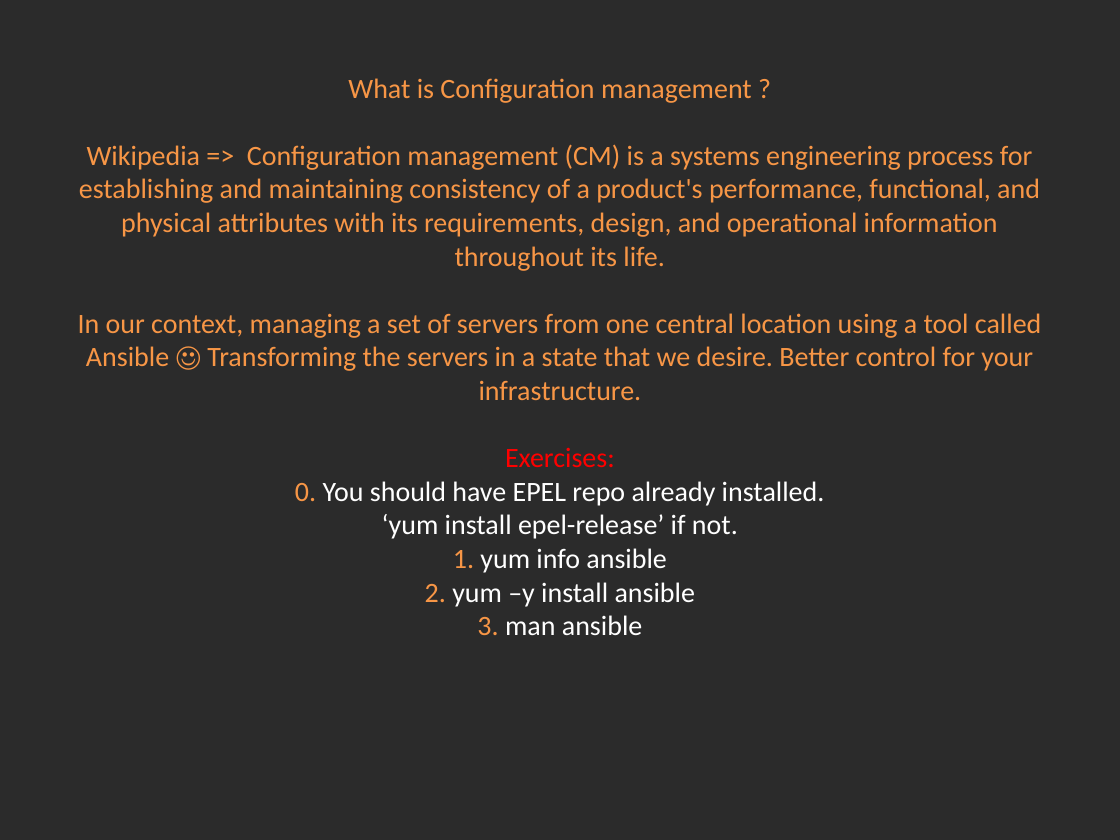
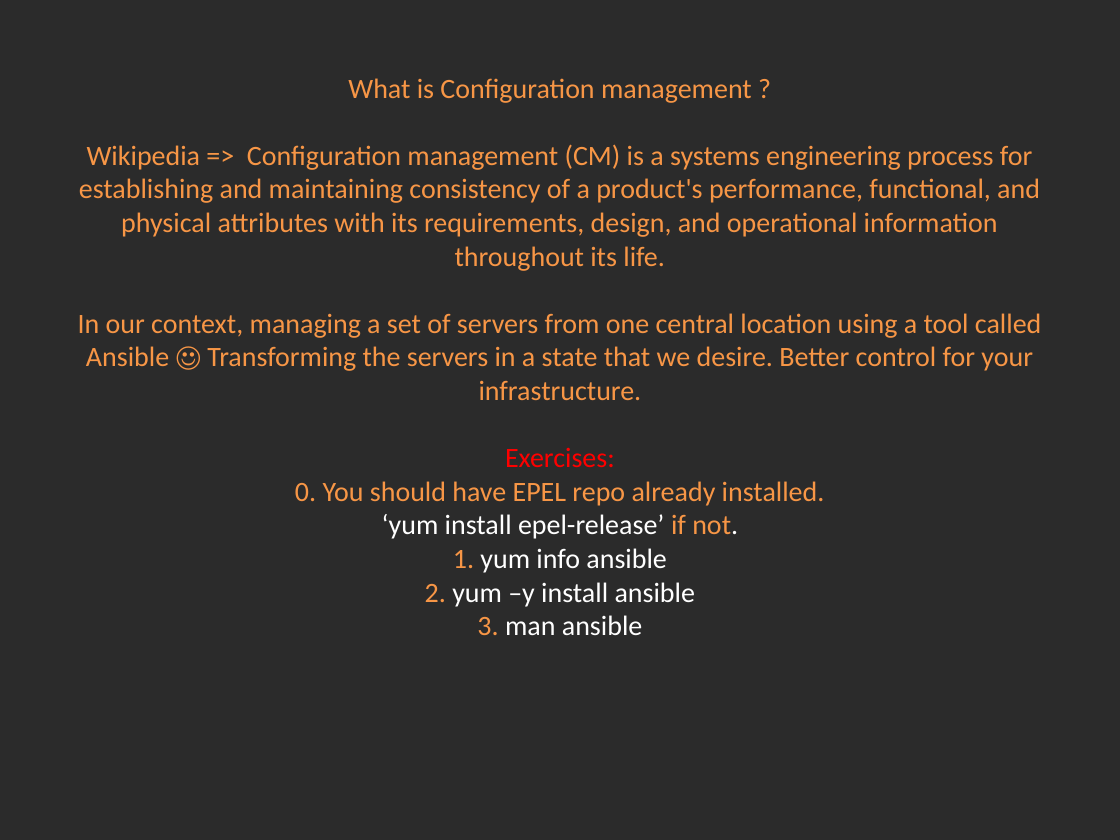
Before and after one commit to Academy-Soft-Intellect/Linux-Course, a slide deck: slide 1 of 16.ConfigurationManagement_With_Ansible/16-Conf_Man_Ansible.pptx. Drawn at 1120x840 pixels with LibreOffice and Linux fonts; fonts in the diff are those of the drawing; background and template pictures are left out; a plain dark background stands for a picture behind light text. Boxes give left, top, right and bottom in pixels: in the first picture for what was removed or moved away, otherwise in the second. Text is boxed around its words. In the diff, an @@ line names an element or a change of style, - is before the commit and + after.

Commit message:
ANsible edit.

```diff
--- a/16.ConfigurationManagement_With_Ansible/16-Conf_Man_Ansible.pptx
+++ b/16.ConfigurationManagement_With_Ansible/16-Conf_Man_Ansible.pptx
@@ title "What is Configuration management ? ..." at <box>78,78,1041,635</box>: text colour #FFFFFF to #F79646 in "You should have EPEL repo already installed. ..." @@
```
Also in this commit, not shown: 2 other slides changed.
